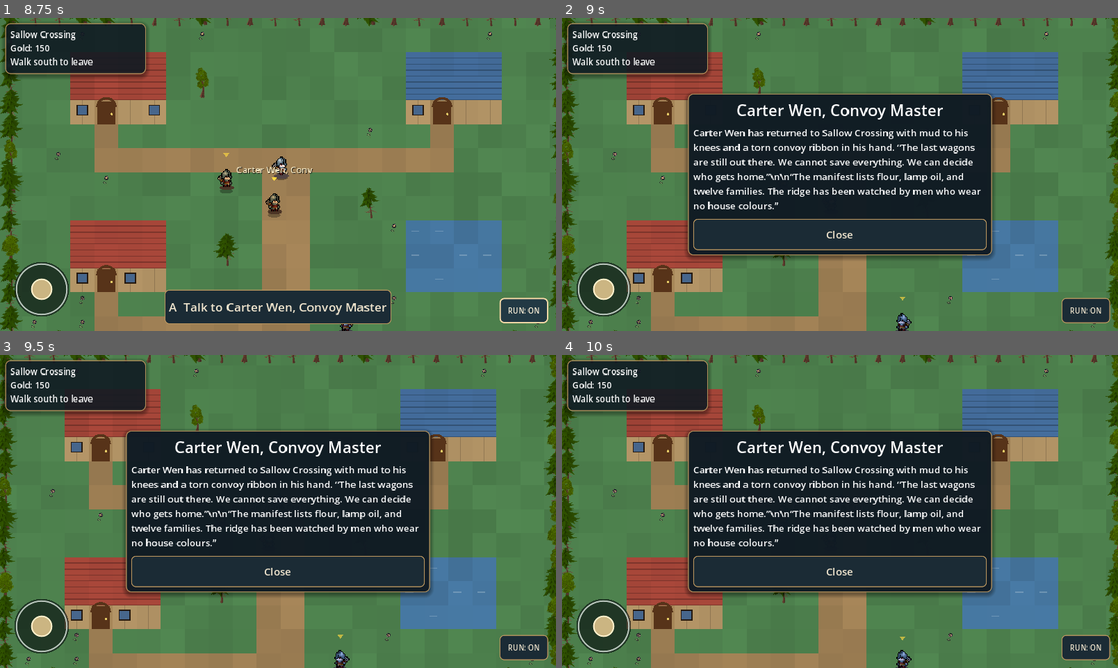
Above: before the commit, frames 1-4 (two rows, left to right).
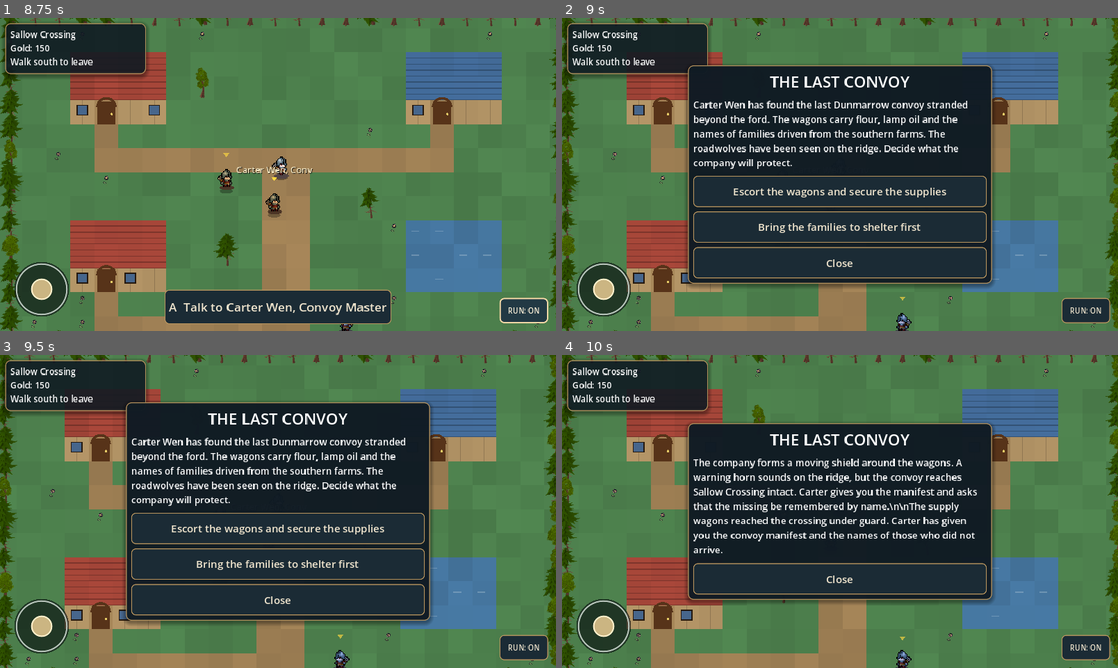
Above: after the commit, the same moments.

Repository: ninjun42215-gif/KindleWake
Game: Godot game, scene res://Location.tscn
Two runs of this game, one before a commit and one after it. Both use one fixed random seed, a clock stepped at 60 frames per second and the inputs below. This scene is started directly instead of the project's main scene.
Inputs (mouse positions are in pixels of both pictures, inside the frame that each line leads up to):
- Up to frame 1 (8.75 s): click "RUN" at 0.5 s; click "RUN: ON" at 1.25 s; tap Enter at 2 s; drag from (44, 290) to (333, 105) at 2.02 s; drag from (444, 221) to (250, 237) at 2.77 s; move the mouse to (111, 127) at 3.52 s; hold Left (ui_left) 3.53-4.25 s; tap E (interact) every 1.5 s from 3.6 to 8.1 s; drag from (305, 174) to (111, 127) at 4.27 s; move the mouse to (194, 96) at 5.02 s; hold Down (ui_down) 5.03-5.75 s; drag from (400, 158) to (194, 96) at 5.77 s; move the mouse to (166, 190) at 6.52 s; hold Up (ui_up) 6.53-7.25 s; click (166, 190) at 6.67 s; drag from (333, 105) to (166, 190) at 7.27 s; move the mouse to (250, 237) at 8.02 s; hold Right (ui_right) from 8.03 s (still down)
- Up to frame 2 (9 s): release Right (ui_right) at 8.75 s; click "A Talk to Carter Wen, Convoy …" at 8.75 s
- Up to frame 3 (9.5 s): no input
- Up to frame 4 (10 s): click (840, 527) at 9.5 s, where only the run after the commit has a clickable "Escort the wagons and secure …"

Frame 1 is identical in both runs. In frame 2, 18% of the frame differs, in the area x 22-78%, y 14-87%; in frame 3, 18%; in frame 4, 11%.

Commit message:
Connect Act I story interactions to town and keep NPCs

Diff:
--- a/Kindlewake/scripts/ui/location_scene.gd
+++ b/Kindlewake/scripts/ui/location_scene.gd
@@ -2,6 +2,7 @@
 
 const RecruitmentSystem = preload("res://scripts/core/recruitment_system.gd")
 const BrinegateQuestSystem = preload("res://scripts/core/brinegate_quest_system.gd")
+const OpeningActOneQuestSystem = preload("res://scripts/core/opening_act_one_quest_system.gd")
 const ExplorationControls = preload("res://scripts/ui/exploration_controls.gd")
 const VirtualStick = preload("res://scripts/ui/virtual_stick.gd")
 const PremiumUITheme = preload("res://scripts/ui/premium_ui_theme.gd")
@@ -253,6 +254,8 @@
         else:
             spot_buttons.add_child(_btn("Present the ledger publicly", _resolve_brinegate_choice.bind("public")))
             spot_buttons.add_child(_btn("Keep the Codicil seal private", _resolve_brinegate_choice.bind("private")))
+    elif spot_kind == "story":
+        _render_opening_story(near_spot)
     elif spot_kind == "recruit":
         var cid: String = str(near_spot.get("character_id", ""))
         var definition: Dictionary = GameData.characters.get(cid, {})
@@ -279,6 +282,38 @@
             spot_text.text += "\n\nThe guardian has been defeated."
     spot_buttons.add_child(_btn("Close", _close_panel))
     spot_panel.visible = true
+
+
+func _render_opening_story(spot: Dictionary) -> void:
+    var story_id: String = str(spot.get("story_id", ""))
+    var view: Dictionary = OpeningActOneQuestSystem.inspect(story_id, GameState.world_flags)
+    spot_title.text = str(view.get("title", spot.get("name", "Story")))
+    spot_text.text = str(view.get("body", ""))
+    for child in spot_buttons.get_children():
+        spot_buttons.remove_child(child)
+        child.queue_free()
+    for action in view.get("actions", []):
+        var entry: Dictionary = action
+        spot_buttons.add_child(_btn(str(entry.get("label", "Continue")), _resolve_opening_story_action.bind(story_id, str(entry.get("id", "")))))
+
+
+func _resolve_opening_story_action(story_id: String, action_id: String) -> void:
+    var outcome: Dictionary = OpeningActOneQuestSystem.resolve(story_id, action_id, GameState.world_flags)
+    if not bool(outcome.get("ok", false)):
+        spot_text.text += "\\n\\n" + str(outcome.get("reason", "That action is unavailable."))
+        return
+    GameState.world_flags = (outcome.get("world_flags", GameState.world_flags) as Dictionary).duplicate(true)
+    GameState.save_campaign("auto_a")
+    var result_text: String = str(outcome.get("text", ""))
+    var view: Dictionary = OpeningActOneQuestSystem.inspect(story_id, GameState.world_flags)
+    spot_text.text = result_text + "\\n\\n" + str(view.get("body", ""))
+    for child in spot_buttons.get_children():
+        spot_buttons.remove_child(child)
+        child.queue_free()
+    for action in view.get("actions", []):
+        var entry: Dictionary = action
+        spot_buttons.add_child(_btn(str(entry.get("label", "Continue")), _resolve_opening_story_action.bind(story_id, str(entry.get("id", "")))))
+    spot_buttons.add_child(_btn("Close", _close_panel))
 
 
 func _resolve_brinegate_choice(choice: String) -> void:
